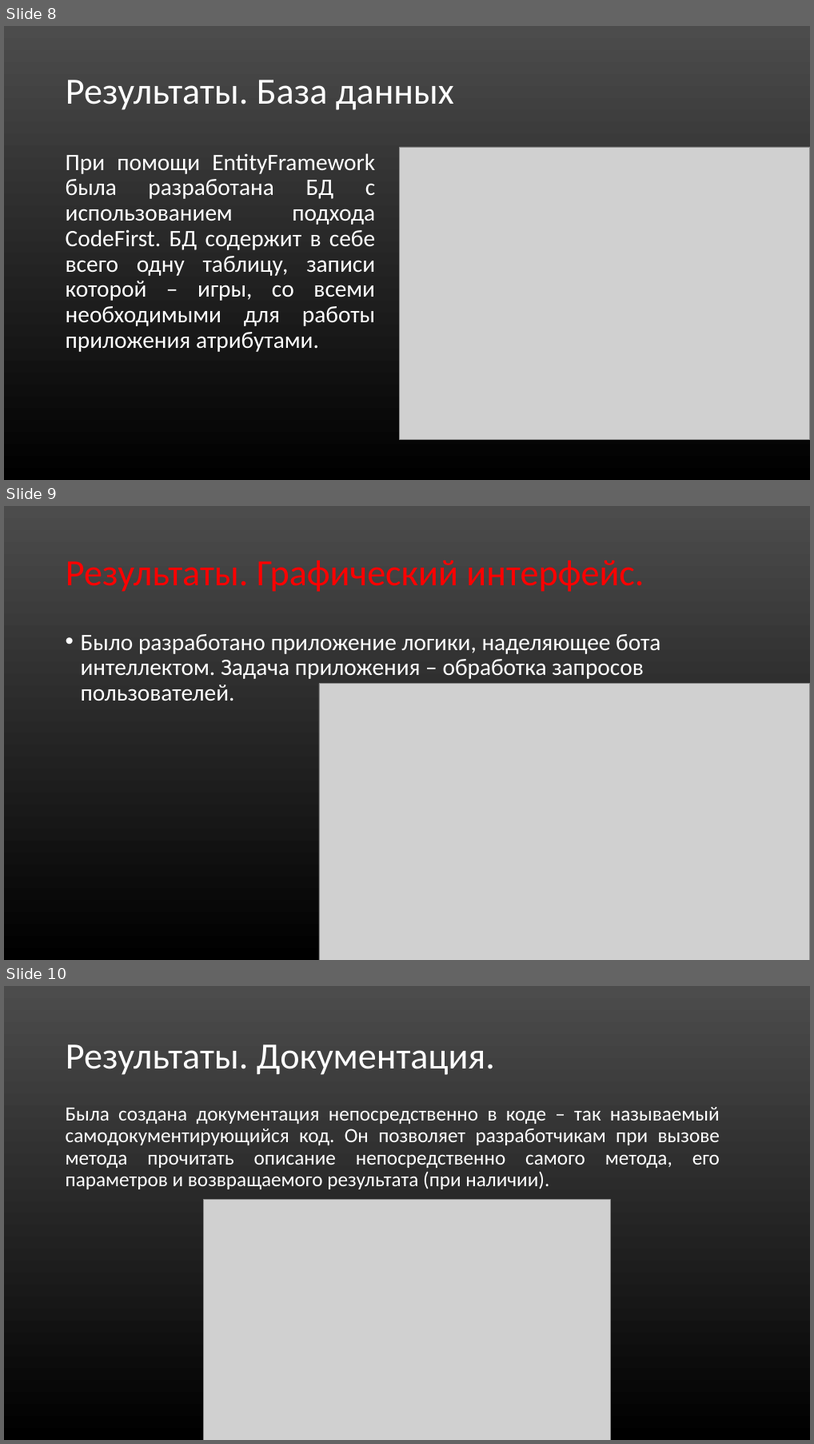
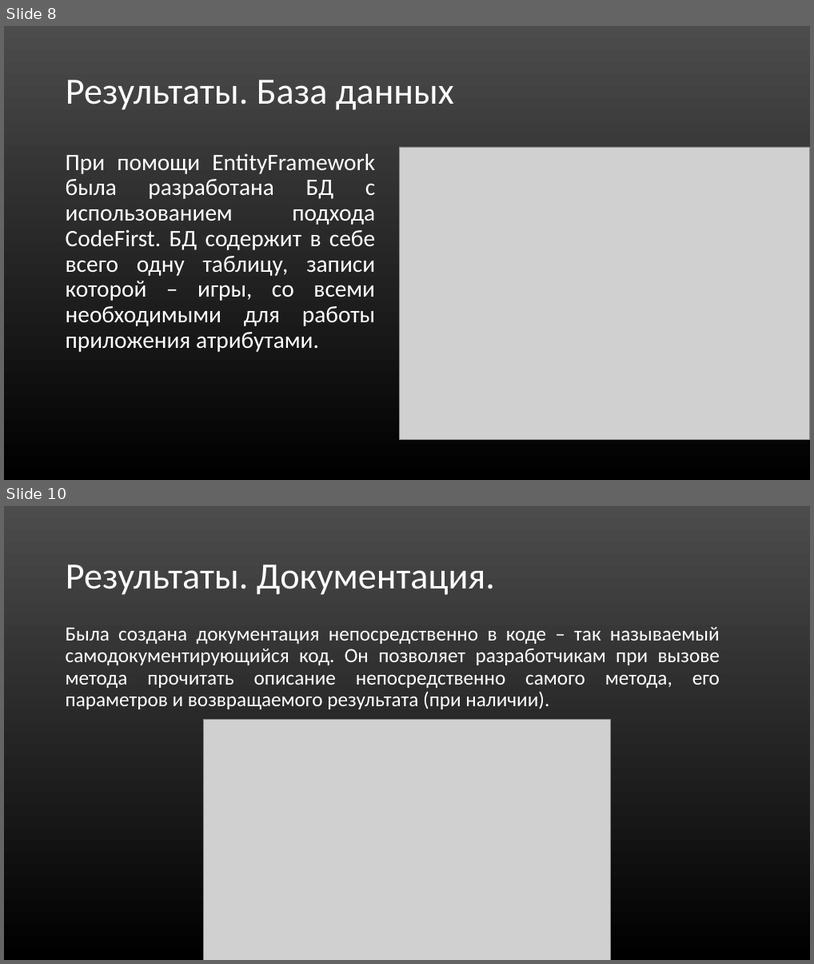
Before and after one commit to Mr-Dm1try/SteamCardsFarmer, a slide deck: Презентация_Помойки.ppt. Shown one above the other, each under a label of ours: slides 8, 9 and 10 before the commit, slides 8 and 10 after it; the slides between them are not shown. The pictures are 814x1444 and 814x964 pixels, drawn with LibreOffice and Linux fonts; fonts in the diff are those of the drawing; grey boxes stand for pictures. Boxes give left, top, right and bottom in pixels: in the first picture for what was removed or moved away, otherwise in the second. Text is boxed around its words. In the diff, an @@ line names an element or a change of style, - is before the commit and + after.

```diff
--- a/Презентация_Помойки.ppt
+++ b/Презентация_Помойки.ppt
@@ slide 9 removed at <box>4,506,810,960</box>, background gradient #4C4C4C to #000000 @@
@@ title removed at <box>66,560,644,592</box> @@
-Результаты. Графический интерфейс.
@@ text removed at <box>81,634,661,700</box> @@
-• Было разработано приложение логики, наделяющее бота интеллектом. Задача приложения – обработка запросов пользователей.
@@ picture removed at <box>319,683,810,960</box> @@
```
Also in this commit, not shown: 2 slides changed, 1 slide added, 3 other files.
